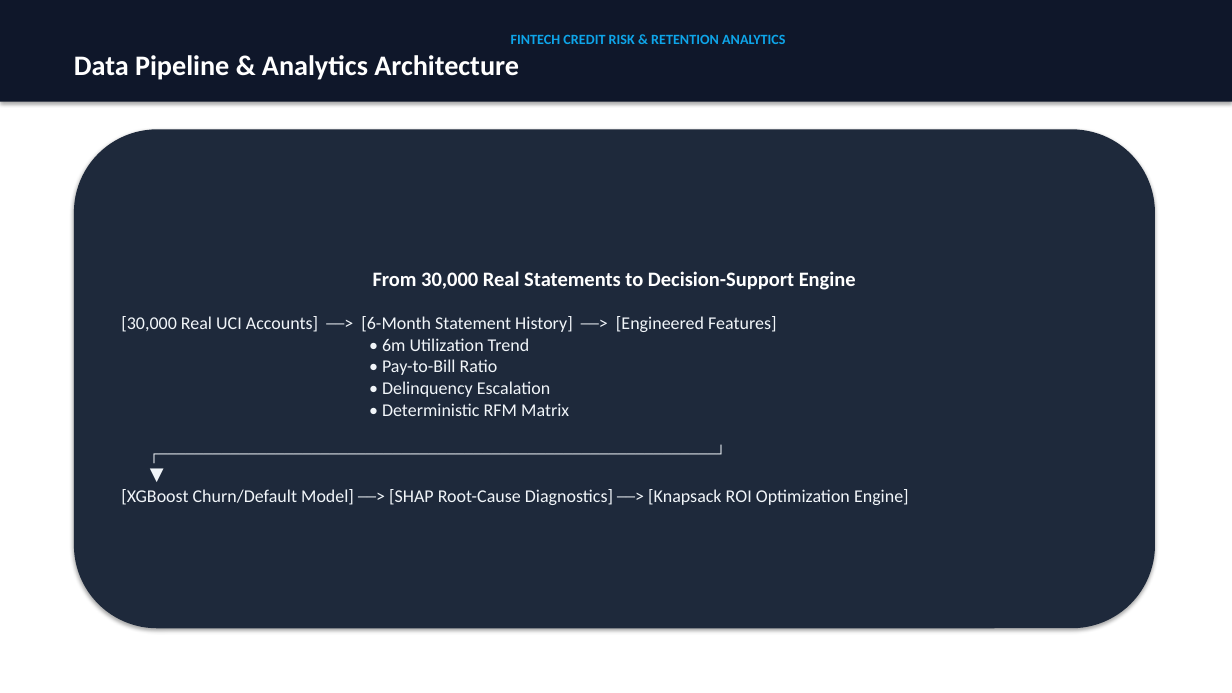
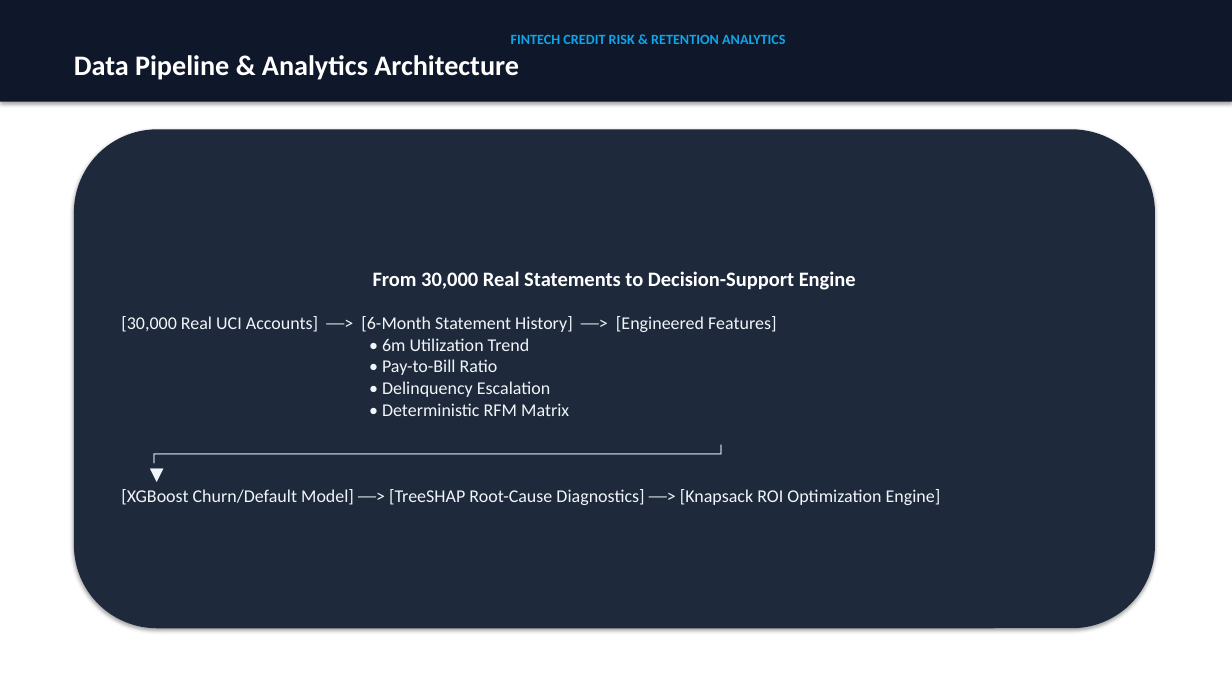
Before and after one commit to PriyankaHichkad/Fintech-Customer-Churn-Analytics, a slide deck: slide 3 of exports/FinTech_Churn_Retention_Strategy.pptx. Drawn at 1232x693 pixels with LibreOffice and Linux fonts; fonts in the diff are those of the drawing. Boxes give left, top, right and bottom in pixels: in the first picture for what was removed or moved away, otherwise in the second. Text is boxed around its words. In the diff, an @@ line names an element or a change of style, - is before the commit and + after.

Commit message:
Fix TreeSHAP

```diff
--- a/exports/FinTech_Churn_Retention_Strategy.pptx
+++ b/exports/FinTech_Churn_Retention_Strategy.pptx
@@ text in rounded rectangle at (121,316,941,505): text changed @@
-[30,000 Real UCI Accounts] ──> [6-Month Statement History] ──> [Engineered Features]
-• 6m Utilization Trend
-• Pay-to-Bill Ratio
-• Delinquency Escalation
-• Deterministic RFM Matrix
-┌──────────────────────────────────────────────────────────────┘
-▼
-[XGBoost Churn/Default Model] ──> [SHAP Root-Cause Diagnostics] ──> [Knapsack ROI Optimization Engine]
+[30,000 Real UCI Accounts] ──> [6-Month Statement History] ──> [Engineered Features]
+• 6m Utilization Trend
+• Pay-to-Bill Ratio
+• Delinquency Escalation
+• Deterministic RFM Matrix
+┌──────────────────────────────────────────────────────────────┘
+▼
+[XGBoost Churn/Default Model] ──> [TreeSHAP Root-Cause Diagnostics] ──> [Knapsack ROI Optimization Engine]
```
Also in this commit, not shown: 5 other slides changed, 5 other files.
